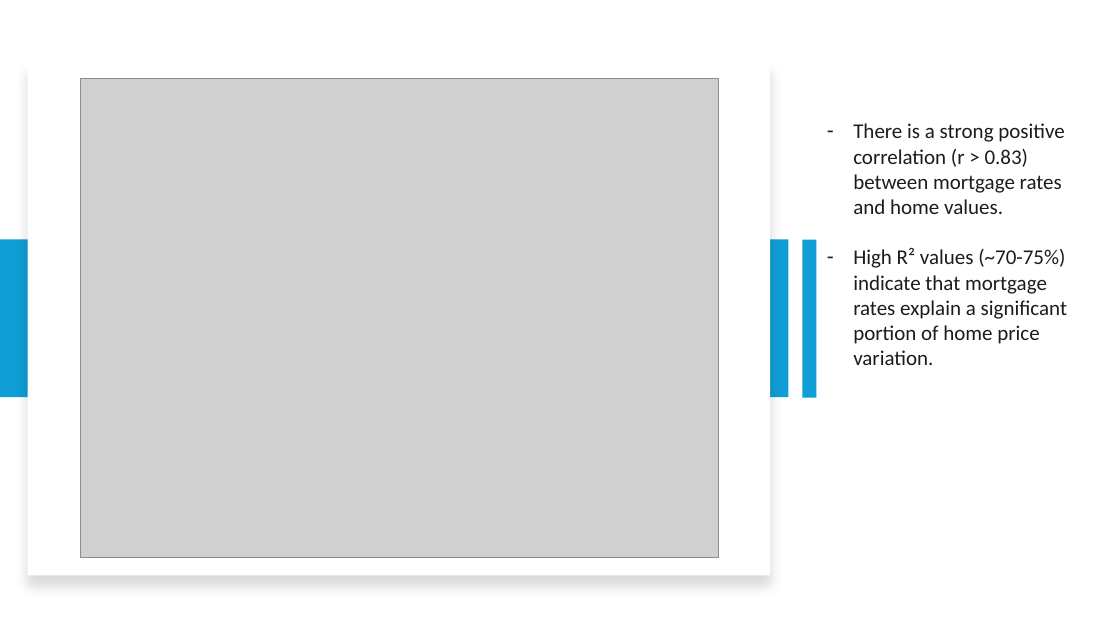
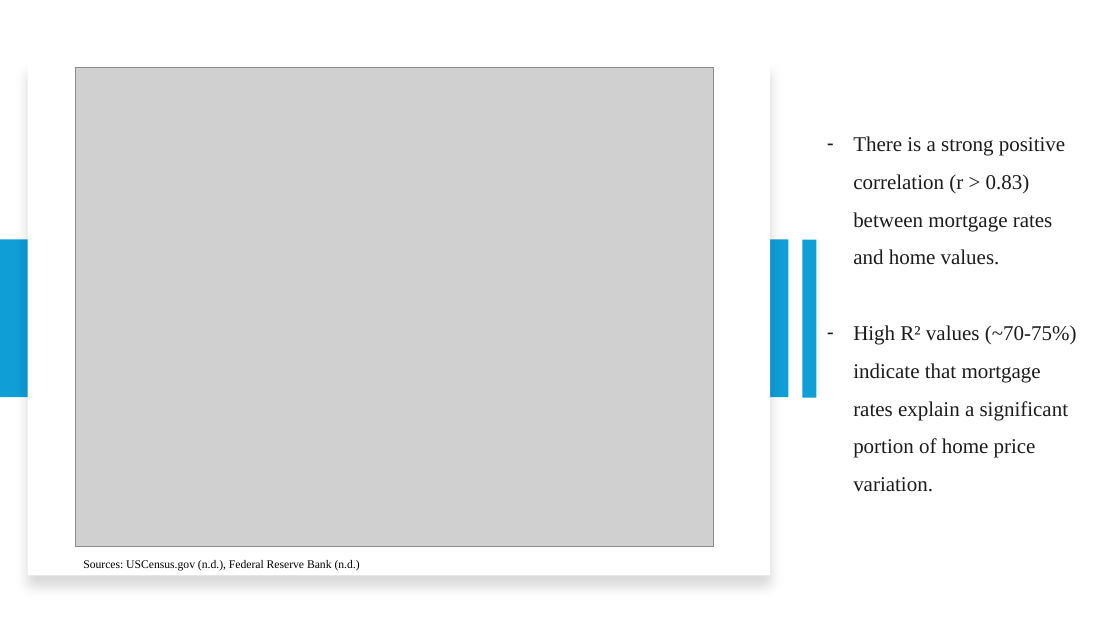
Before and after one commit to Tserrof7/Portland-Housing-Prices-Affordability-Project, a slide deck: slide 7 of Portland , Or Housing & Affordability.pptx. Drawn at 1120x630 pixels with LibreOffice and Linux fonts; fonts in the diff are those of the drawing; grey boxes stand for pictures. Boxes give left, top, right and bottom in pixels: in the first picture for what was removed or moved away, otherwise in the second. Text is boxed around its words. In the diff, an @@ line names an element or a change of style, - is before the commit and + after.

```diff
--- a/Portland , Or Housing & Affordability.pptx
+++ b/Portland , Or Housing & Affordability.pptx
@@ picture: place and size @@
-picture at <box>81,79,719,558</box>
+picture at <box>75,67,713,546</box>
@@ text "There is a strong positive ..." at <box>853,136,1077,492</box>: font Calibri to Times New Roman; line spacing 1 to 1.5 @@
@@ text added at <box>83,560,360,571</box>, 10 pt, text #000000 @@
+Sources: USCensus.gov (n.d.), Federal Reserve Bank (n.d.)
```
Also in this commit, not shown: 10 other slides changed, 4 slides added, 3 slides removed.
